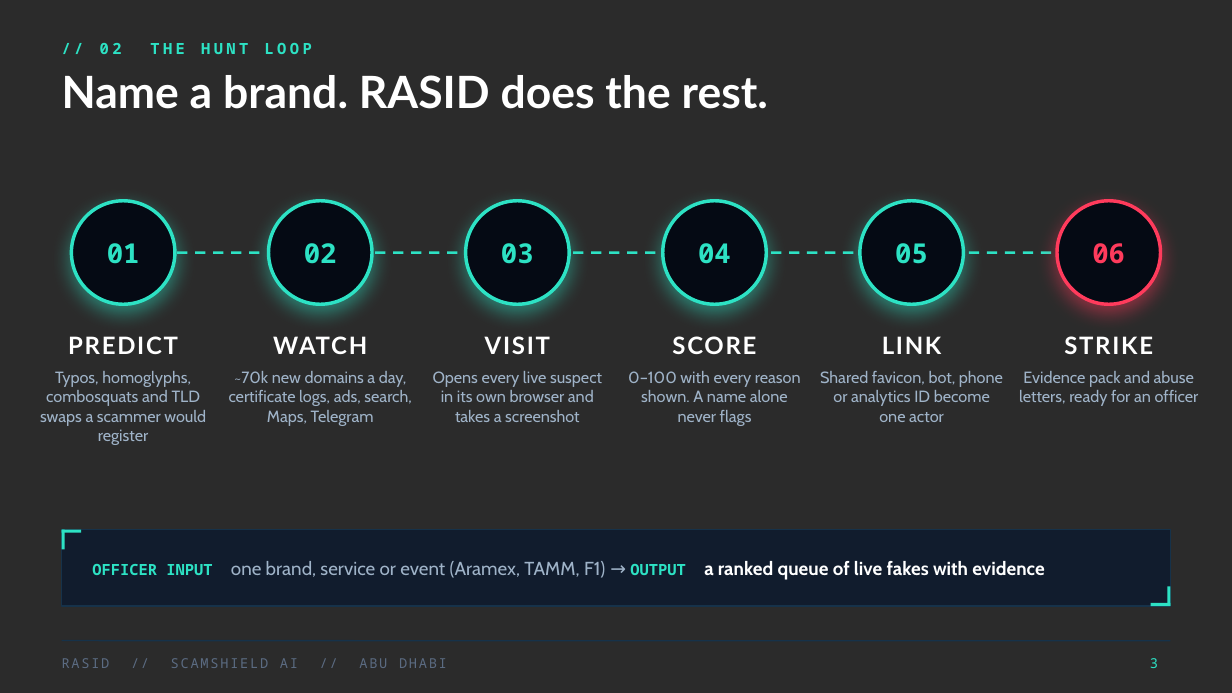
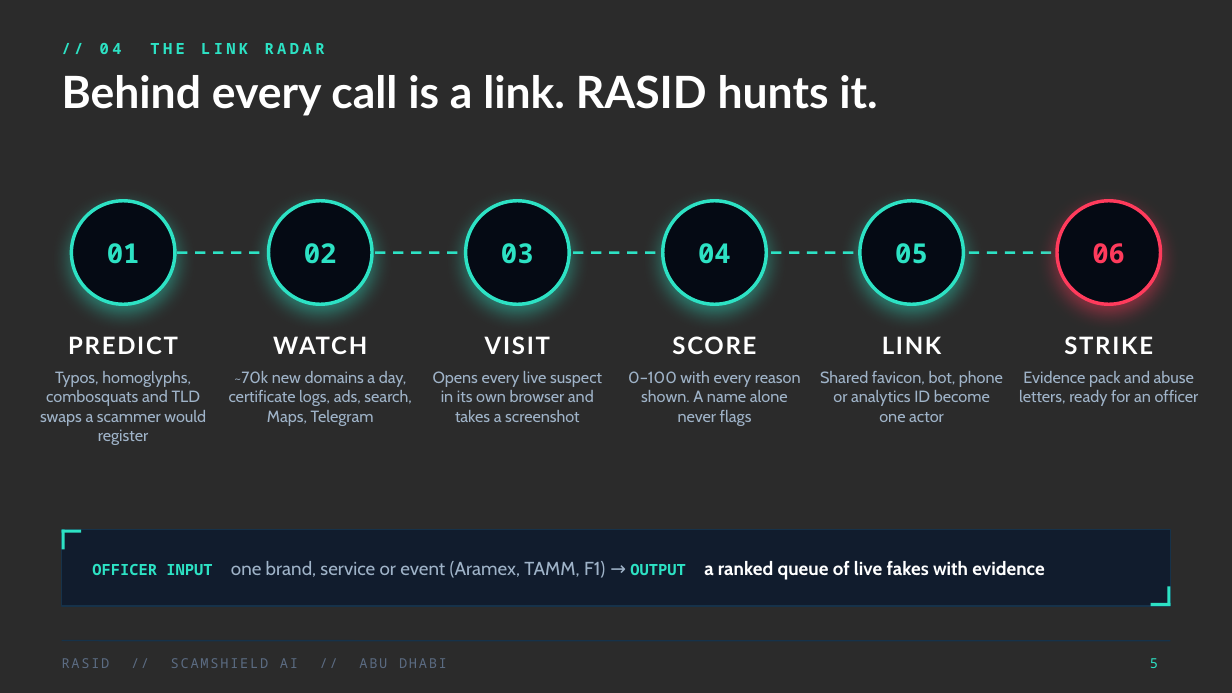
Before and after one commit to OmerWasyhun/rasid-scam-radar, a slide deck: slide 5 of RASID-ScamShield-pitch.pptx (slide 3 before the commit). Drawn at 1232x693 pixels with LibreOffice and Linux fonts; fonts in the diff are those of the drawing; background and template pictures are left out; a plain dark background stands for a picture behind light text. Boxes give left, top, right and bottom in pixels: in the first picture for what was removed or moved away, otherwise in the second. Text is boxed around its words. In the diff, an @@ line names an element or a change of style, - is before the commit and + after.

```diff
--- a/RASID-ScamShield-pitch.pptx
+++ b/RASID-ScamShield-pitch.pptx
@@ text at (100, 43, 325, 54): text changed @@
-// 02 THE HUNT LOOP
+// 04 THE LINK RADAR
@@ title at (62, 75, 877, 116): text changed @@
-Name a brand. RASID does the rest.
+Behind every call is a link. RASID hunts it.
@@ page number at (1150, 658, 1158, 668): text changed @@
-3
+5
```
Also in this commit, not shown: 9 other slides changed, 1 slide added, 4 other files.
